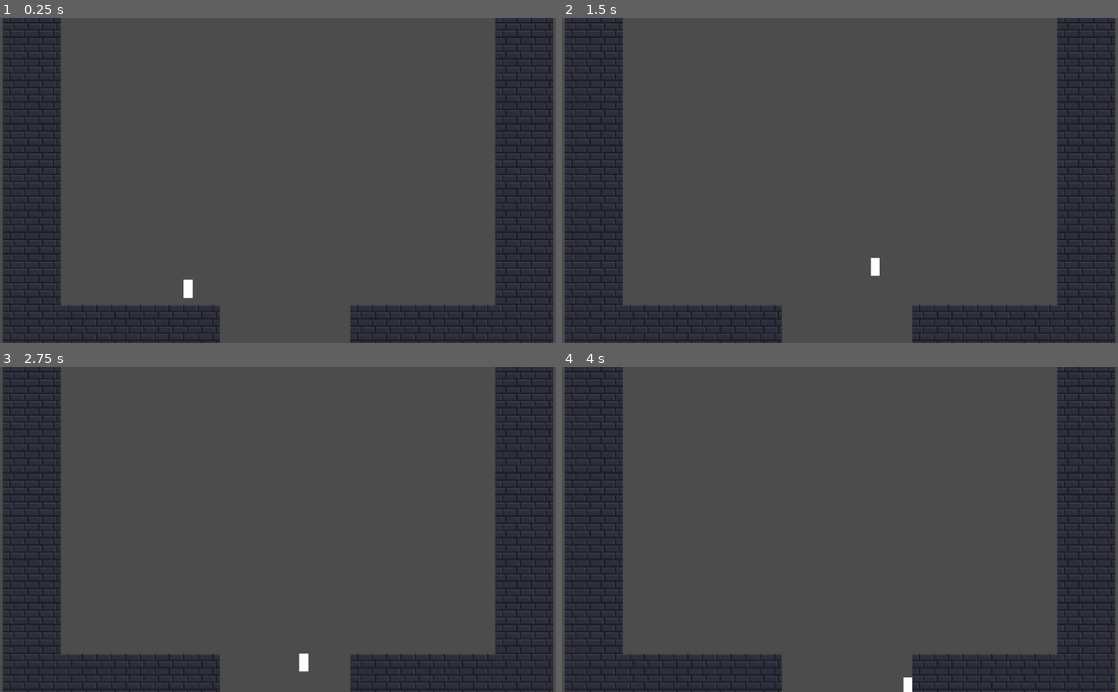
Above: before the commit, frames 1-4 (two rows, left to right).
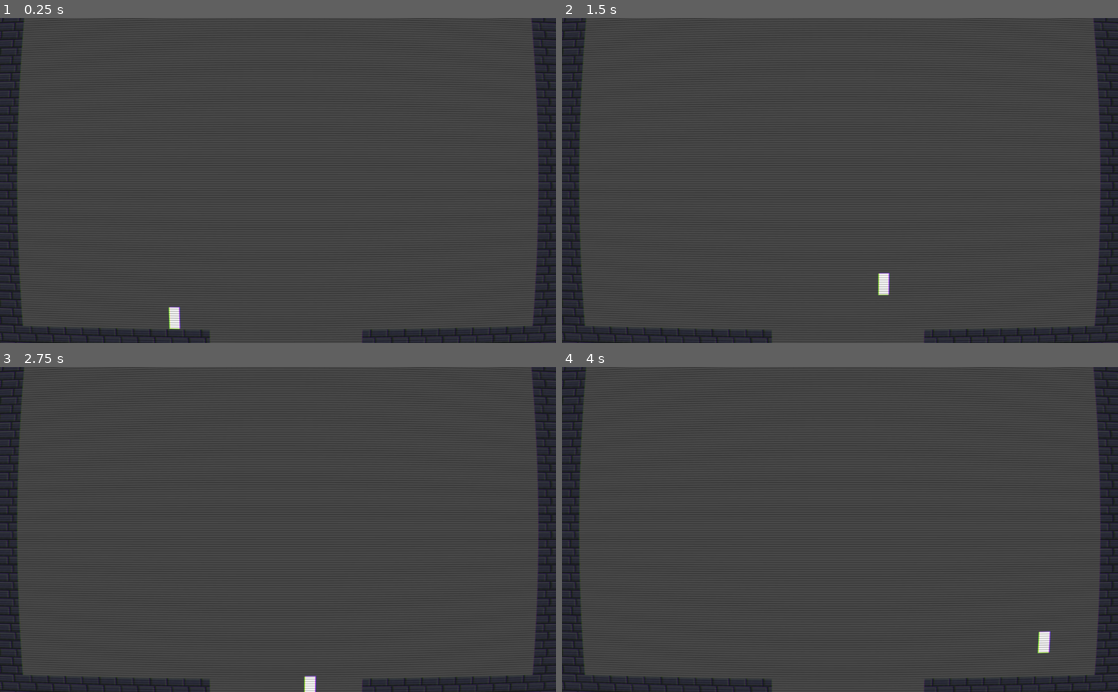
Above: after the commit, the same moments.

Repository: LasseH-code/Wowie-3.0
Game: Godot game, scene res://_sc/test/test_world.tscn
Two runs of this game, one before a commit and one after it. Both use one fixed random seed, a clock stepped at 60 frames per second and the inputs below.
Inputs:
- Up to frame 1 (0.25 s): no input
- Up to frame 2 (1.5 s): hold Shift (sprint) 0.53-1.28 s; hold D (move_right) from 0.53 s (still down); tap W (jump) at 0.77 s; tap Shift (sprint) at 1.35 s
- Up to frame 3 (2.75 s): tap W (jump) at 1.52 s; release D (move_right) at 2.03 s; hold A (move_left) from 2.03 s (still down); hold Shift (sprint) from 2.03 s (still down)
- Up to frame 4 (4 s): release A (move_left) at 2.78 s; release Shift (sprint) at 2.78 s; hold D (move_right) from 2.78 s (still down); tap Shift (sprint) at 2.85 s; tap W (jump) at 3.02, 3.77 s; hold Shift (sprint) from 3.53 s (still down)

The runs differ from the first frame. In frame 1, 12% of the frame differs, in the area x 0-100%, y 0-100%; in frame 2, 12%; in frame 3, 12%; in frame 4, 12%.

Commit message:
teleportation mechanic added to player.gd

Diff:
--- a/_sc/test/test_world.tscn
+++ b/_sc/test/test_world.tscn
@@ -1,13 +1,14 @@
-[gd_scene load_steps=5 format=2]
+[gd_scene load_steps=4 format=2]
 
 [ext_resource path="res://assets/enviorment/TestTileset.tres" type="TileSet" id=1]
 [ext_resource path="res://entitys/playable/Player.tscn" type="PackedScene" id=2]
 [ext_resource path="res://entitys/misc/Camera.tscn" type="PackedScene" id=3]
-[ext_resource path="res://entitys/misc/Teleporter.tscn" type="PackedScene" id=4]
 
 [node name="Test World" type="Node2D"]
+position = Vector2( 18.8775, 81.1732 )
 
 [node name="TileMap" type="TileMap" parent="."]
+position = Vector2( 77.1225, -17.1732 )
 scale = Vector2( 2, 2 )
 tile_set = ExtResource( 1 )
 cell_size = Vector2( 16, 16 )
@@ -15,22 +16,26 @@
 tile_data = PoolIntArray( -65539, 0, 0, -65538, 0, 0, -65537, 0, 0, -131072, 0, 0, -131041, 0, 0, -131040, 0, 0, -13103 …(3435 unchanged characters)…
 
 [node name="Player" parent="." instance=ExtResource( 2 )]
-position = Vector2( 313.795, 520.042 )
+position = Vector2( 394.693, 517.971 )
 gravity = 600.0
 
 [node name="Camera" parent="." instance=ExtResource( 3 )]
-position = Vector2( 512, 300 )
+position = Vector2( 589.122, 282.827 )
 zoom = Vector2( 1.2, 1.2 )
 
 [node name="CanvasLayer" parent="Camera" index="0"]
-offset = Vector2( -105, -50 )
 scale = Vector2( 1.2, 1.2 )
-transform = Transform2D( 1.2, 0, 0, 1.2, -105, -50 )
+transform = Transform2D( 1.2, 0, 0, 1.2, 0, 0 )
 
 [node name="ColorRect" parent="Camera/CanvasLayer" index="0"]
-visible = false
-
-[node name="Teleporter" parent="." instance=ExtResource( 4 )]
-position = Vector2( 464.386, 732.447 )
+anchor_left = 0.0138263
+anchor_top = 0.0734125
+anchor_right = 1.01383
+anchor_bottom = 1.07341
+margin_left = -133.079
+margin_top = -83.6877
+margin_right = -133.079
+margin_bottom = -83.6877
+rect_scale = Vector2( 1.14507, 1.20527 )
 
 [editable path="Camera"]
--- a/entitys/misc/Camera.tscn
+++ b/entitys/misc/Camera.tscn
@@ -48,6 +48,7 @@
 current = true
 
 [node name="CanvasLayer" type="CanvasLayer" parent="."]
+follow_viewport_enable = true
 
 [node name="ColorRect" type="ColorRect" parent="CanvasLayer"]
 material = SubResource( 2 )
--- a/scripts/Player.gd
+++ b/scripts/Player.gd
@@ -38,6 +38,13 @@
 var left = Input.is_action_pressed("move_left")
 var jump = Input.is_action_just_pressed("jump")
 var sprint = Input.is_action_pressed("sprint")
+
+func teleport_to(to):
+	self.position = to
+
+func out_of_bounds_teleport():
+	if self.position.y >= 700:
+		teleport_to(Vector2(self.position.x, -100))
 
 func update_acting_vars():
 	acting_jump_height = jump_height * jump_height_mul
@@ -95,6 +102,7 @@
 			coyote_timer.stop()
 
 func _physics_process(delta):
+	out_of_bounds_teleport()
 	velocity.y += acting_gravity * delta
 	input()
 	applyFriction()
--- a/scripts/Teleporter.gd
+++ b/scripts/Teleporter.gd
@@ -1,5 +1,4 @@
 extends Node2D
-
 
 func _ready():
 	pass
